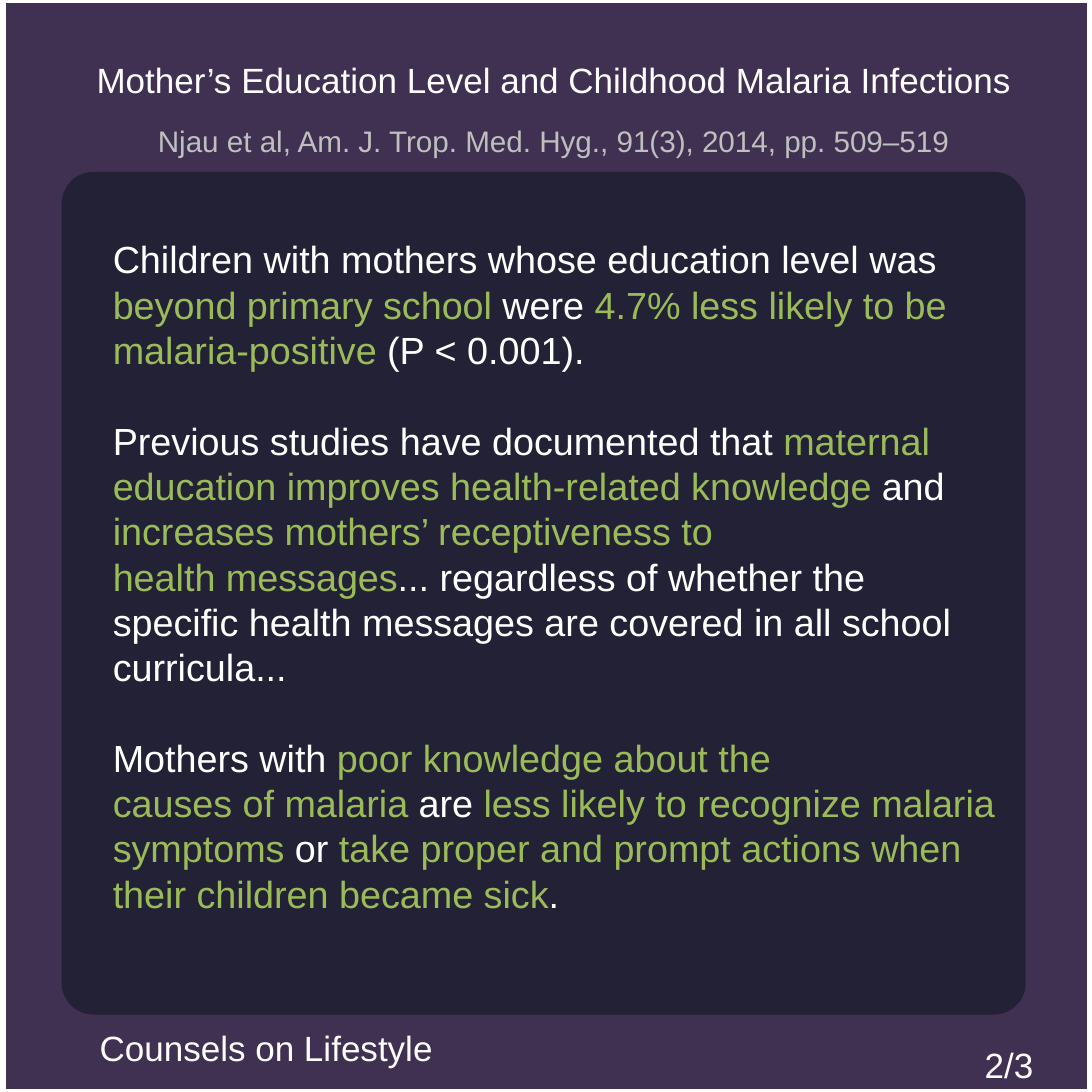
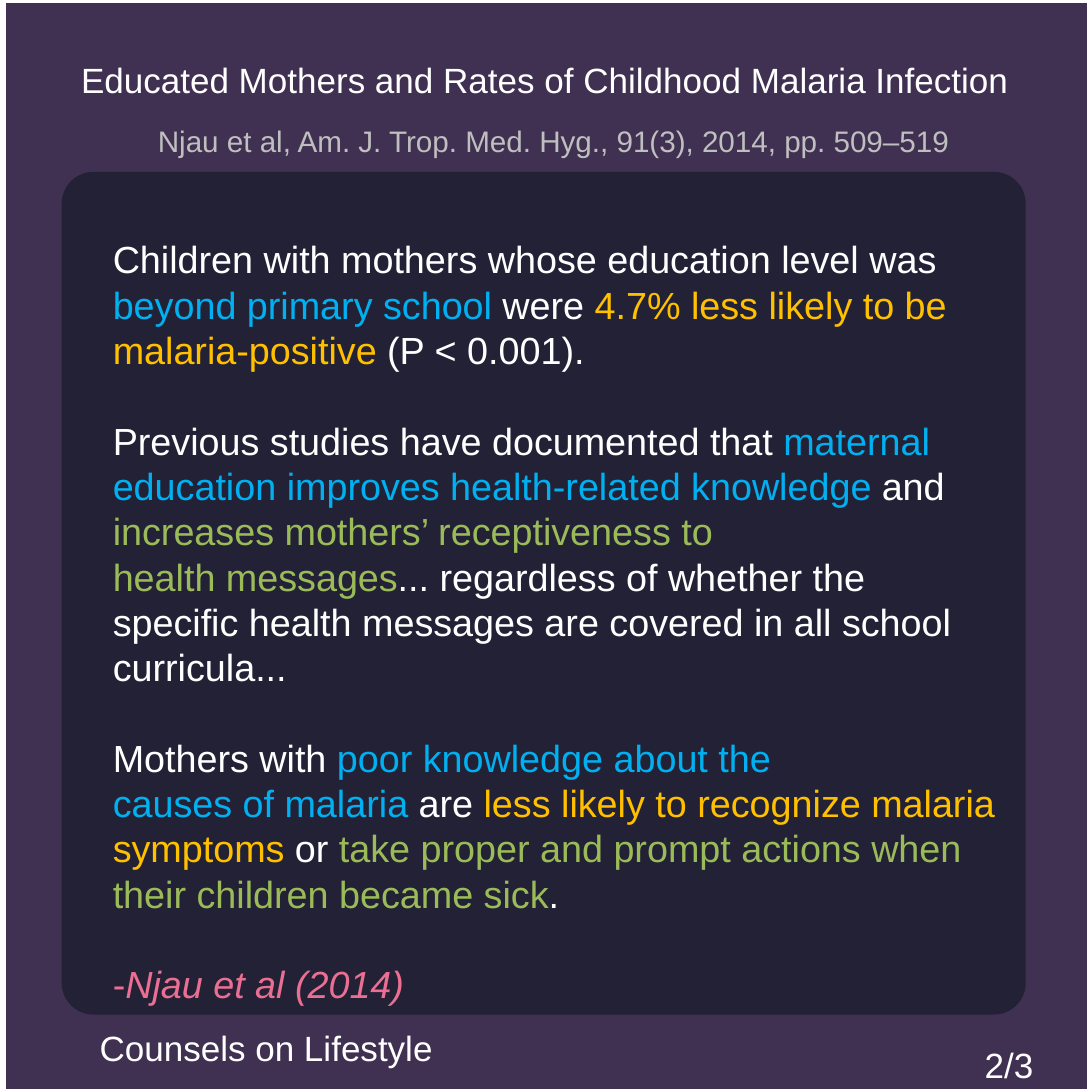
Before and after one commit to msimbao/counselsonlifestyle, a slide deck: slide 2 of posts/4/slides.pptx. Drawn at 1092x1092 pixels with LibreOffice and Linux fonts; fonts in the diff are those of the drawing. Boxes give left, top, right and bottom in pixels: in the first picture for what was removed or moved away, otherwise in the second. Text is boxed around its words. In the diff, an @@ line names an element or a change of style, - is before the commit and + after.

```diff
--- a/posts/4/slides.pptx
+++ b/posts/4/slides.pptx
@@ text at (x1=81, y1=67, x2=1007, y2=94): text changed @@
-Mother’s Education Level and Childhood Malaria Infections
+Educated Mothers and Rates of Childhood Malaria Infection
@@ text at (x1=113, y1=245, x2=995, y2=909): text colour #9BBB59 to #00B0F0 in "beyond primary school", "maternal education improves health-related knowledge", "poor knowledge about the", "causes of malaria"; text colour #9BBB59 to #FFC000 in "4.7% less likely to be malaria-positive", "less likely to recognize malaria symptoms" @@
@@ text at (x1=113, y1=970, x2=404, y2=1006): paragraph added @@
+-Njau et al (2014)
```
Also in this commit, not shown: 2 other slides changed, 27 other files.
